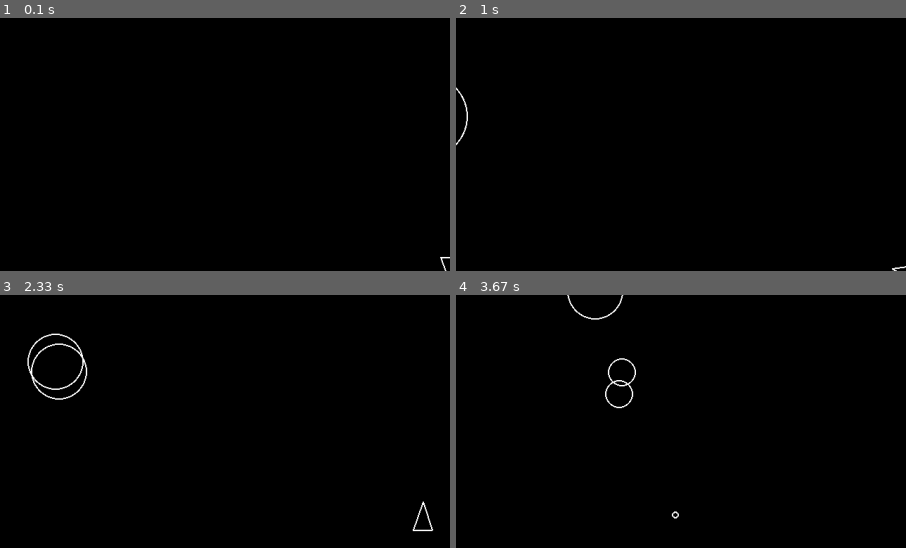
Above: before the commit, frames 1-4 (two rows, left to right).
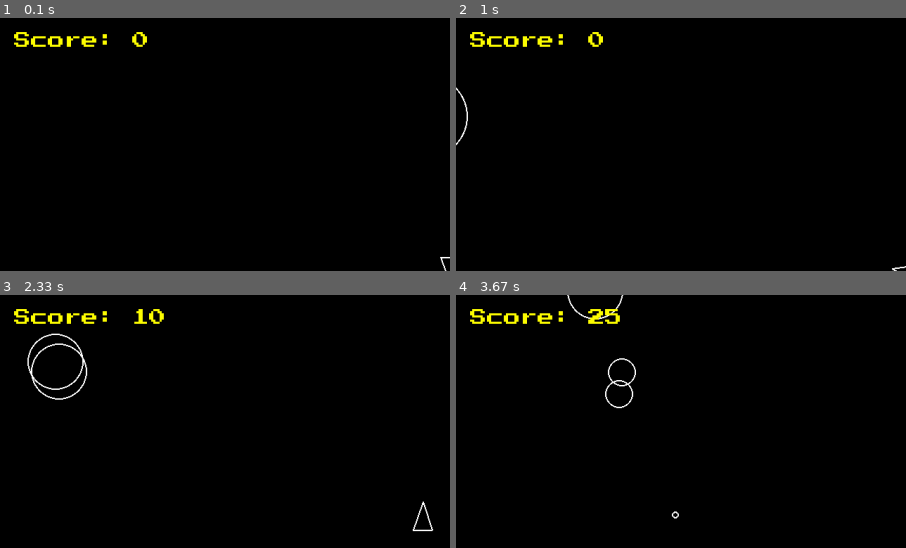
Above: after the commit, the same moments.

Repository: RedMarshmellow/pygame-asteroids
Game: pygame game, started from main.py
The game is run twice, just before and just after one commit, with the same random seed, the same clock (stepped at 60 frames per second) and the same inputs.
Inputs:
- Up to frame 1 (0.1 s): no input
- Up to frame 2 (1 s): tap Space at 0.33, 0.73 s; hold D from 0.67 s (still down)
- Up to frame 3 (2.33 s): tap Space at 1.03, 1.23, 1.57, 1.87, 2.07 s; release D at 1.13 s; hold W 1.17-1.47 s; hold D 1.5-1.97 s; hold A from 2 s (still down)
- Up to frame 4 (3.67 s): tap Space at 2.37, 2.63, 2.97, 3.27, 3.4 s; release A at 2.53 s; hold S 2.57-2.87 s; hold A 2.9-3.3 s; hold W from 3.33 s (still down)
The pictures show only the part of the screen within x 0-50%, y 0-50%; the shares and areas given below are measured in that part.

The runs differ from the first frame. In frame 1, 0.7% of the frame differs, in the area x 3-33%, y 5-12%; in frame 2, 0.7%; in frame 3, 0.8%; in frame 4, 0.9%, in the area x 3-37%, y 5-12%.

Commit message:
feat: Implement a scoring system.

Diff:
--- a/constants.py
+++ b/constants.py
@@ -11,3 +11,5 @@
 SHOT_RADIUS = 5
 PLAYER_SHOOT_SPEED = 500
 PLAYER_SHOOT_COOLDOWN_SECONDS = 0.3
+SCORE_BASE = ASTEROID_MAX_RADIUS * 10
+FONT = "PressStart2P-Regular"
--- a/main.py
+++ b/main.py
@@ -2,7 +2,7 @@
 import pygame
 import sys
 from asteroid import Asteroid
-from constants import SCREEN_HEIGHT, SCREEN_WIDTH
+from constants import SCREEN_HEIGHT, SCREEN_WIDTH, SCORE_BASE, FONT
 from logger import log_state, log_event
 from player import Player
 from asteroidfield import AsteroidField
@@ -24,6 +24,13 @@
 
     player = Player(SCREEN_WIDTH / 2, SCREEN_HEIGHT / 2)
     AsteroidField()
+    score = 0
+    font_path = "fonts/" + FONT + ".ttf"
+    try:
+        font = pygame.font.Font(font_path, 24)
+    except FileNotFoundError:
+        print(f"Font file not found at {font_path}, using default font.")
+        font = pygame.font.SysFont("monospace", 24, bold=True)
 
     while True:
         log_state()
@@ -41,10 +48,15 @@
                 if shot.collides_with(asteroid):
                     log_event("asteroid_shot")
                     shot.kill()
+                    score += SCORE_BASE // asteroid.radius
                     asteroid.split()
         screen.fill("black")
         for obj in drawable:
             obj.draw(screen)
+
+        score_text = font.render(f"Score: {score}", True, "yellow")
+        screen.blit(score_text, (20, 20))
+
         pygame.display.flip()
         dt = clock.tick(60) / 1000
 
Binary file added: fonts/PressStart2P-Regular.ttf
